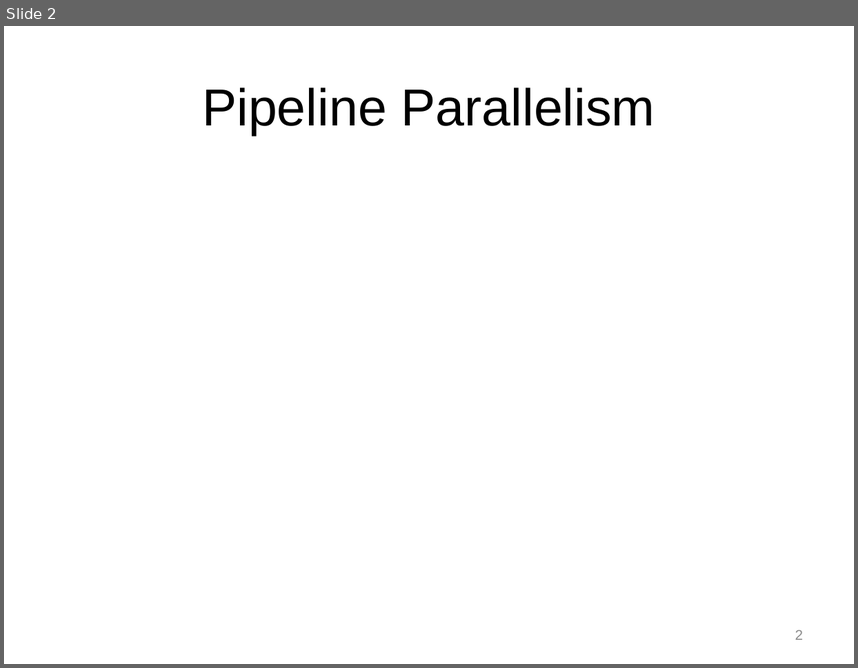
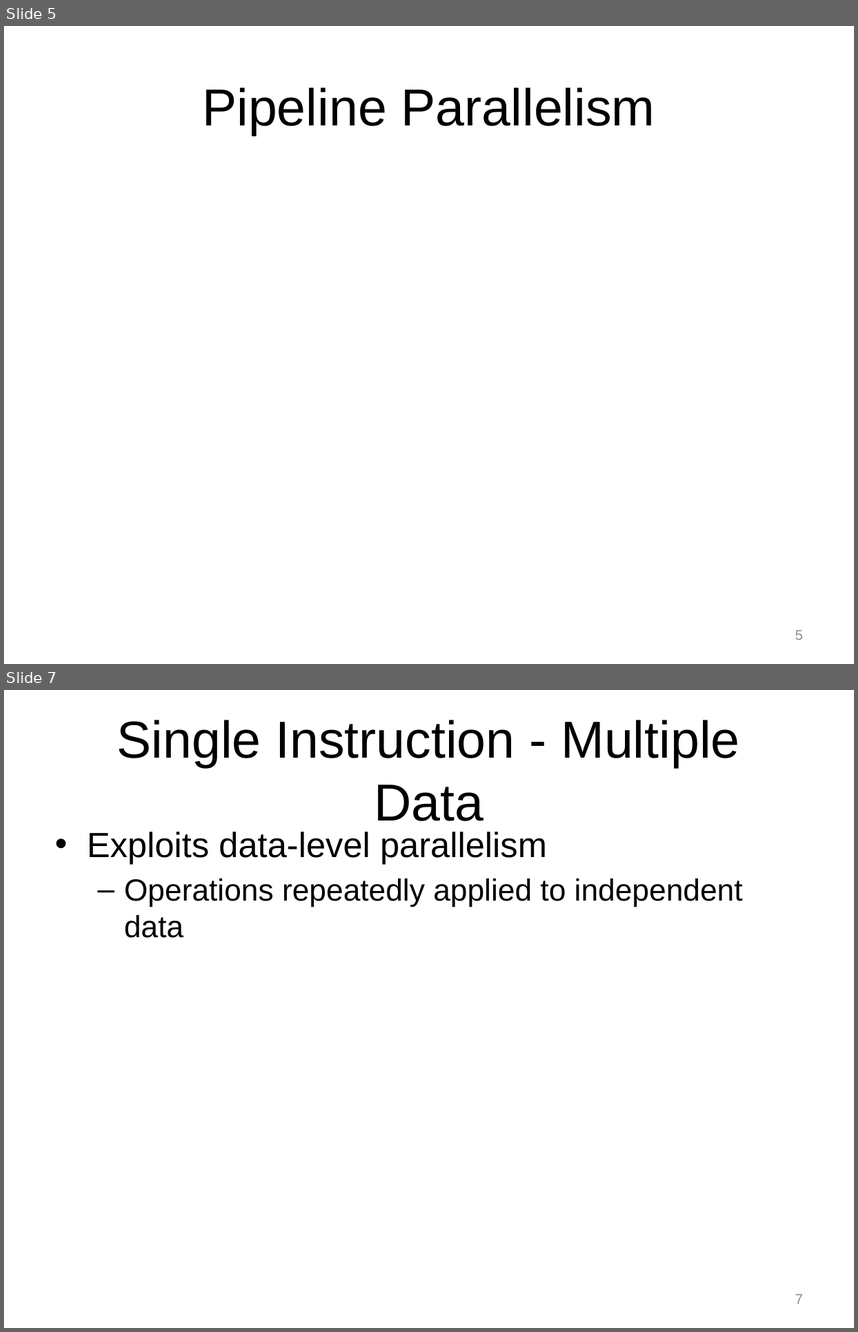
Before and after one commit to Jule/aw1, a slide deck: Praese/Presentation1.pptx. Shown one above the other, each under a label of ours: slide 2 before the commit, slides 5 and 7 after it; the slides between them are not shown. The pictures are 858x668 and 858x1332 pixels, drawn with LibreOffice and Linux fonts; fonts in the diff are those of the drawing; background and template pictures are left out. Boxes give left, top, right and bottom in pixels: in the first picture for what was removed or moved away, otherwise in the second. Text is boxed around its words. In the diff, an @@ line names an element or a change of style, - is before the commit and + after.

```diff
--- a/Praese/Presentation1.pptx
+++ b/Praese/Presentation1.pptx
@@ slide 7 added at (4,690,854,1328), background picture (left out) @@
@@ title added at (117,720,740,821), 44 pt, text #000000 @@
+Single Instruction - Multiple Data
@@ text added at (87,831,743,938), 25.9 pt, text #000000 @@
+• Exploits data-level parallelism
+  – Operations repeatedly applied to independent data
@@ page number added at (795,1294,803,1303), 12 pt, text #8C8C8C @@
+7
@@ what was slide 2 is now slide 5 @@
@@ page number at (795,630,803,639): text changed @@
-2
+5
```
Also in this commit, not shown: 1 slide changed, 20 other slides added, 2 slides removed.
